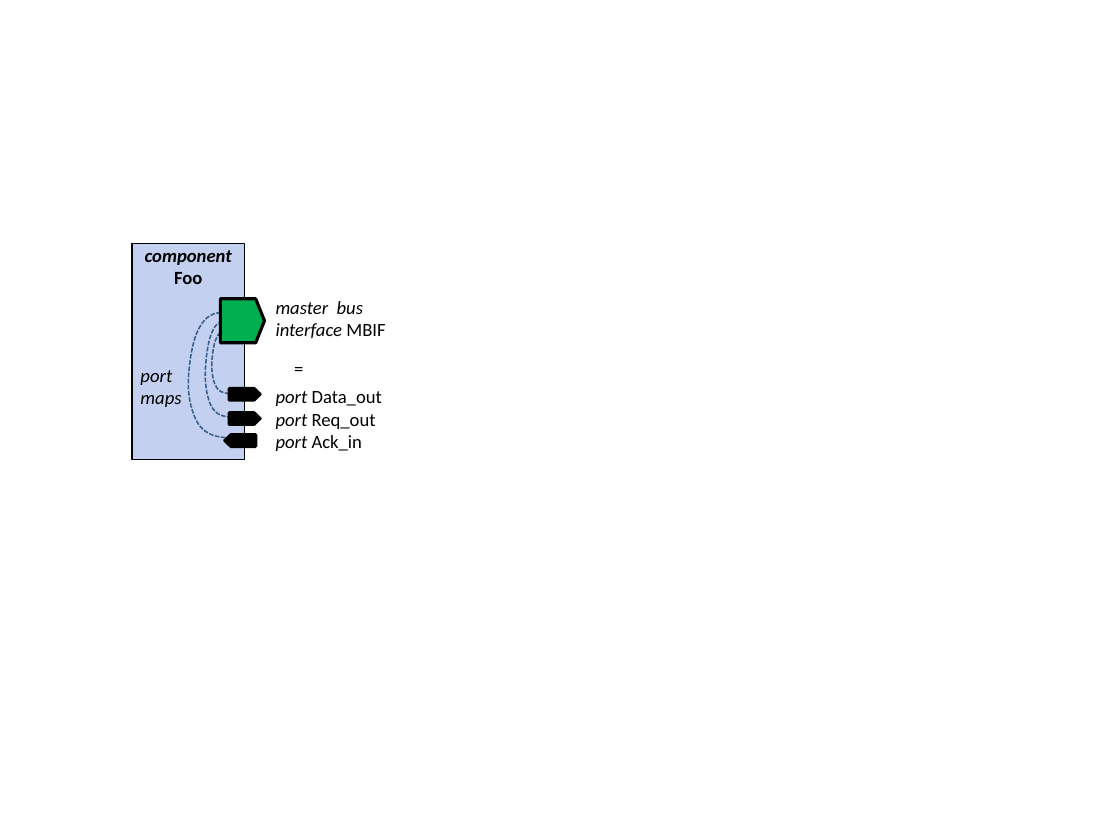
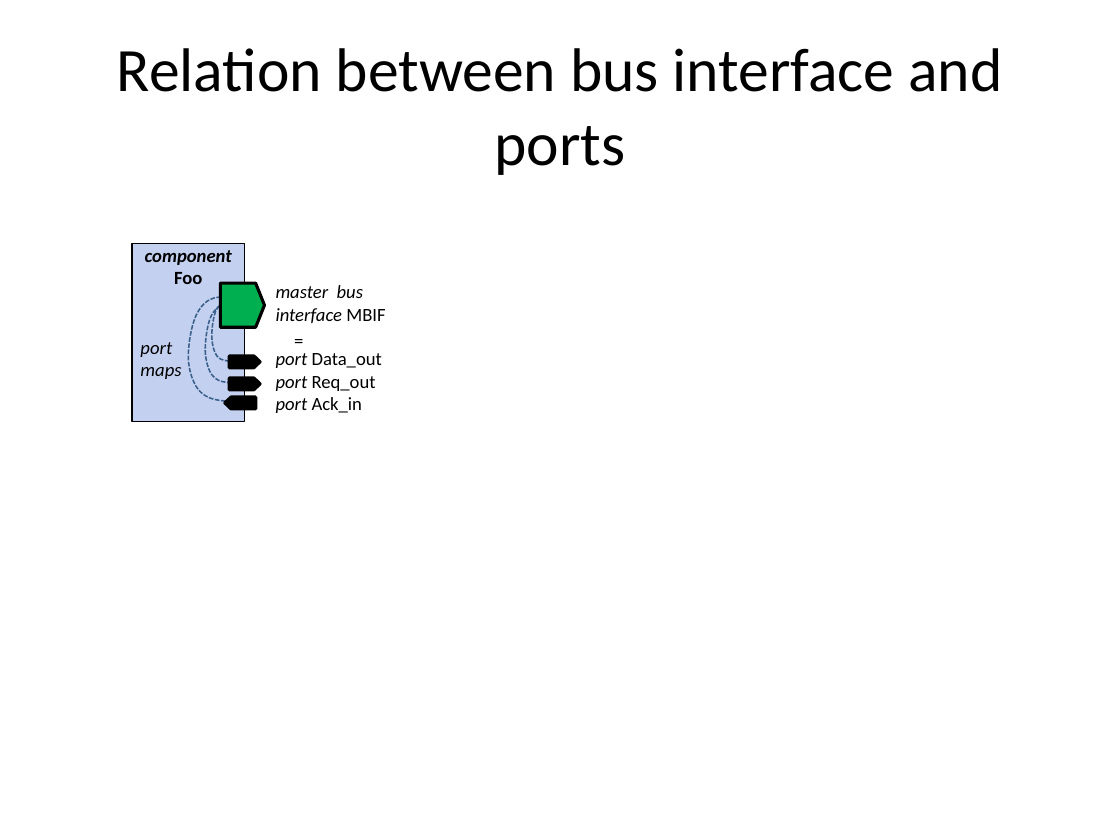
Before and after one commit to Martoni/kactus2, a slide deck: slide 12 of Help/images/img_sources.pptx (slide 9 before the commit). Drawn at 1120x840 pixels with LibreOffice and Linux fonts; fonts in the diff are those of the drawing. Boxes give left, top, right and bottom in pixels: in the first picture for what was removed or moved away, otherwise in the second. Text is boxed around its words. In the diff, an @@ line names an element or a change of style, - is before the commit and + after.

```diff
--- a/Help/images/img_sources.pptx
+++ b/Help/images/img_sources.pptx
@@ title added at bbox=[117, 48, 1002, 175], 39.6 pt, text #000000 @@
+Relation between bus interface and ports
@@ rectangle "component Foo": place and size @@
-rectangle "component Foo" at bbox=[132, 244, 244, 460]
+rectangle "component Foo" at bbox=[132, 244, 244, 422]
@@ freeform shape: place and size @@
-freeform shape at bbox=[188, 312, 231, 440]
+freeform shape at bbox=[188, 297, 231, 403]
@@ flow chart offpage connector: place and size @@
-flow chart offpage connector at bbox=[221, 299, 264, 343]
+flow chart offpage connector at bbox=[221, 283, 264, 327]
@@ text "master bus interface MBIF" rewrapped from bbox=[276, 301, 385, 451] to bbox=[276, 285, 385, 413] @@
@@ freeform shape: place and size @@
-freeform shape at bbox=[205, 320, 231, 418]
+freeform shape at bbox=[205, 306, 231, 384]
@@ freeform shape: place and size @@
-freeform shape at bbox=[212, 330, 230, 394]
+freeform shape at bbox=[212, 304, 230, 362]
@@ text "=": place and size @@
-text "=" at bbox=[283, 352, 344, 385]
+text "=" at bbox=[283, 324, 344, 357]
@@ text "port maps": place and size @@
-text "port maps" at bbox=[140, 370, 181, 407]
+text "port maps" at bbox=[140, 342, 181, 379]
@@ flow chart offpage connector: place and size @@
-flow chart offpage connector at bbox=[228, 389, 260, 400]
+flow chart offpage connector at bbox=[228, 356, 260, 367]
@@ flow chart offpage connector: place and size @@
-flow chart offpage connector at bbox=[228, 413, 260, 424]
+flow chart offpage connector at bbox=[228, 379, 260, 390]
@@ flow chart offpage connector: place and size @@
-flow chart offpage connector at bbox=[224, 436, 255, 447]
+flow chart offpage connector at bbox=[224, 398, 255, 409]
```
Also in this commit, not shown: 1 other slide changed, 6 slides added, 3 other files.
